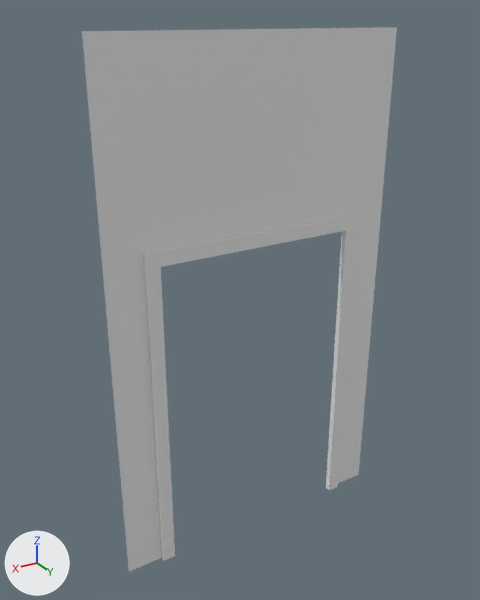
An edit to the FBX model Assets/Models/Hall/Hall_ModelFBX_HallWallDoor_1.fbx, drawn before and after from the same camera.
Rendered twice from a camera (50 mm lens) standing at (2.11, 3.3, 3.45) and looking at (0.08, -0.07, 1.76). The lights are fixed; the arrows at lower left show +X, +Y and +Z. The picture after the commit comes second. Where no turn or scale is listed for an object, it has been applied to the vertices. Vertices at exactly the same position are counted once.

The older version as bpy lines, for what is in view:
```python
me_plane_011 = bpy.data.meshes.new('Plane.011')
me_plane_011.from_pydata(...)  # 32 vertices, 21 faces; spans x -1.0..1.0, y -0.01..0.03, z 0.0..3.37
# faces by material slot: [5, 16]
me_plane_011.materials.append(mat_maintexturehall_wallpaper)  # white #e7e7e7
me_plane_011.materials.append(mat_maintexturehall)  # white #e7e7e7
ob_hallwall_door = bpy.data.objects.new('HallWall_Door', me_plane_011)
ob_hallwall_door.location = (0.0, 0.0, 0.0)
```
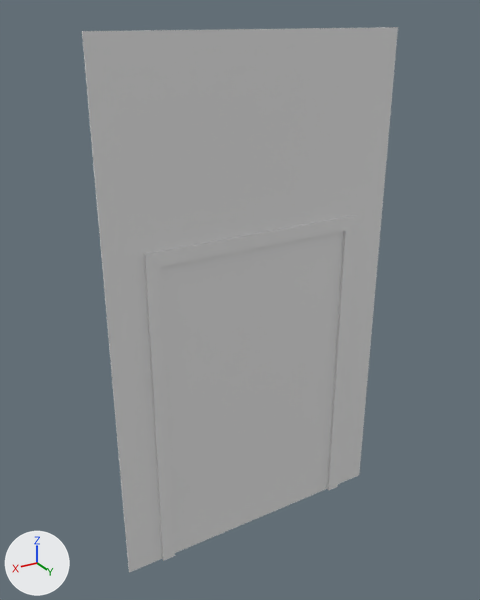
Where the change shows, as pixel boxes [x1, y1, x2, y2] in the pictures (480 x 600 px):
'HallWall_Door', reshaped
    before: [82, 27, 397, 571]
    after: [82, 27, 398, 573]
part 1 of me_plane_011, added
    after: [82, 27, 398, 573]

The change, as a list of edits to the scene's bpy script:
```text
Change me_plane_011:
    used by ob_hallwall_door; location = (0.0, 0.0, 0.0)
    remove me_plane_011.from_pydata(...)  # 32 vertices, 21 faces; spans x -1.0..1.0, y -0.01..0.03, z 0.0..3.37
    add me_plane_011.from_pydata(...)  # 48 vertices, 43 faces; spans x -1.0..1.0, y -0.01..0.03, z 0.0..3.37
    me_plane_011 part 1
    16 vertices are added at x -1.0..1.0, y 0.01, z 0.0..3.37
    14 new faces join them, mat_maintexturehall_wallpaper (white #e7e7e7)
    8 new faces join them, mat_maintexturehall (white #e7e7e7)
```
